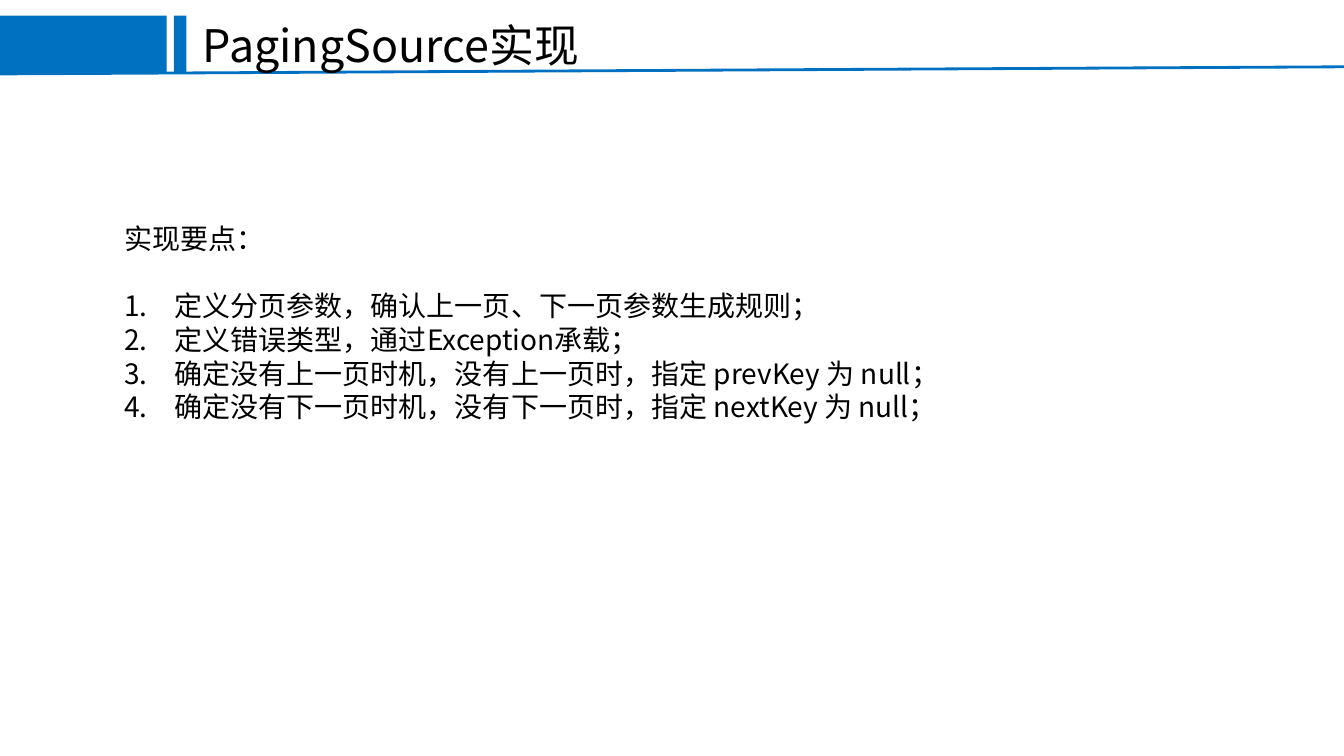
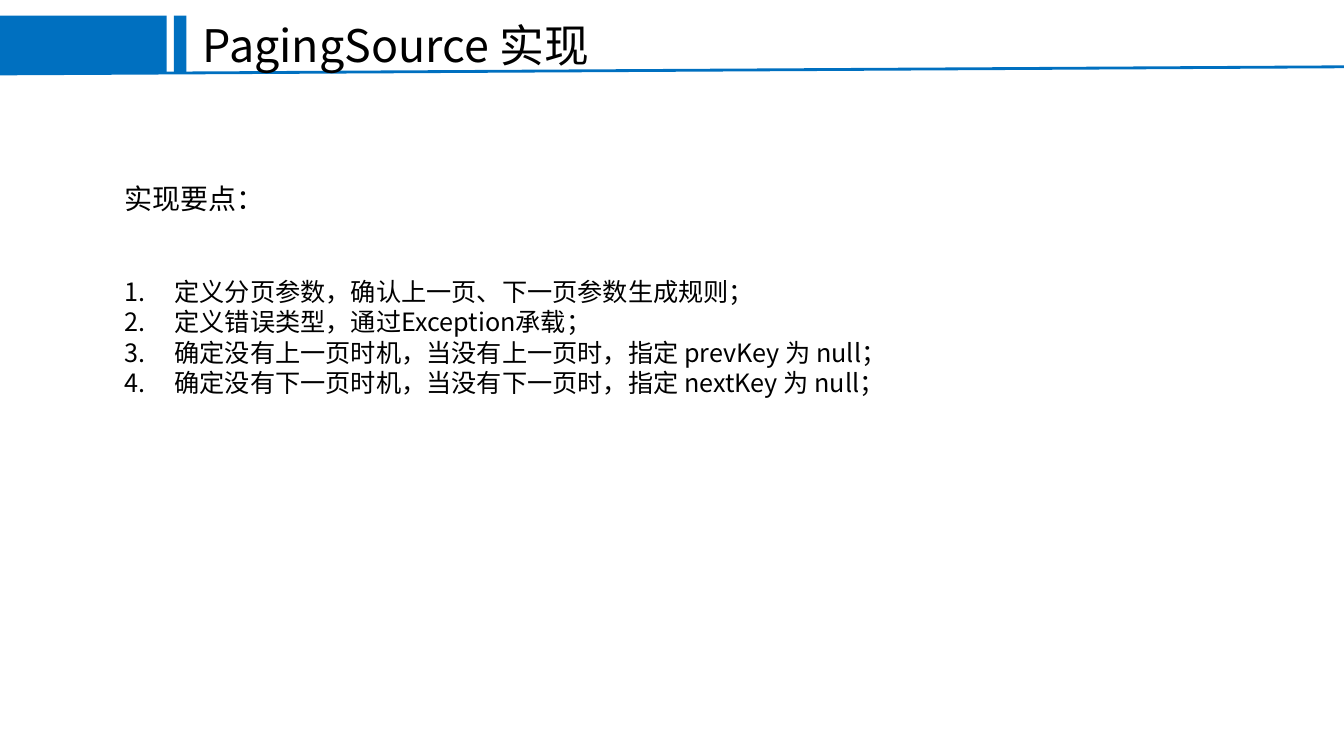
Before and after one commit to EricHyh/KtDemoCollection, a slide deck: slide 16 of paging3demo/Paging.ppt. Drawn at 1344x756 pixels with LibreOffice and Linux fonts; fonts in the diff are those of the drawing; background and template pictures are left out. Boxes give left, top, right and bottom in pixels: in the first picture for what was removed or moved away, otherwise in the second. Text is boxed around its words. In the diff, an @@ line names an element or a change of style, - is before the commit and + after.

```diff
--- a/paging3demo/Paging.ppt
+++ b/paging3demo/Paging.ppt
@@ text at (203, 24, 589, 74): spaces changed @@
-PagingSource实现
+PagingSource 实现
@@ text added at (124, 185, 264, 211), 20 pt, text #000000 @@
+实现要点：
@@ text at (124, 225, 264, 251): paragraph removed @@
-实现要点：
@@ text "定义分页参数，确认上一页、下一页参数生成规则；": place and size @@
-text "定义分页参数，确认上一页、下一页参数生成规则；" at (124, 225, 939, 424)
+text "定义分页参数，确认上一页、下一页参数生成规则；" at (174, 279, 886, 398)
@@ text at (174, 279, 754, 337): size 20 to 18 pt in "定义分页参数，确认上一页、下一页参数生成规则；", "定义错误类型，通过Exception承载；" @@
@@ text at (174, 336, 886, 398): text changed; size 20 to 18 pt @@
-3. 确定没有上一页时机，没有上一页时，指定 prevKey 为 null；
-4. 确定没有下一页时机，没有下一页时，指定 nextKey 为 null；
+3. 确定没有上一页时机，当没有上一页时，指定 prevKey 为 null；
+4. 确定没有下一页时机，当没有下一页时，指定 nextKey 为 null；
```
Also in this commit, not shown: 12 other slides changed, 7 slides added, 4 slides removed, 34 other files.
